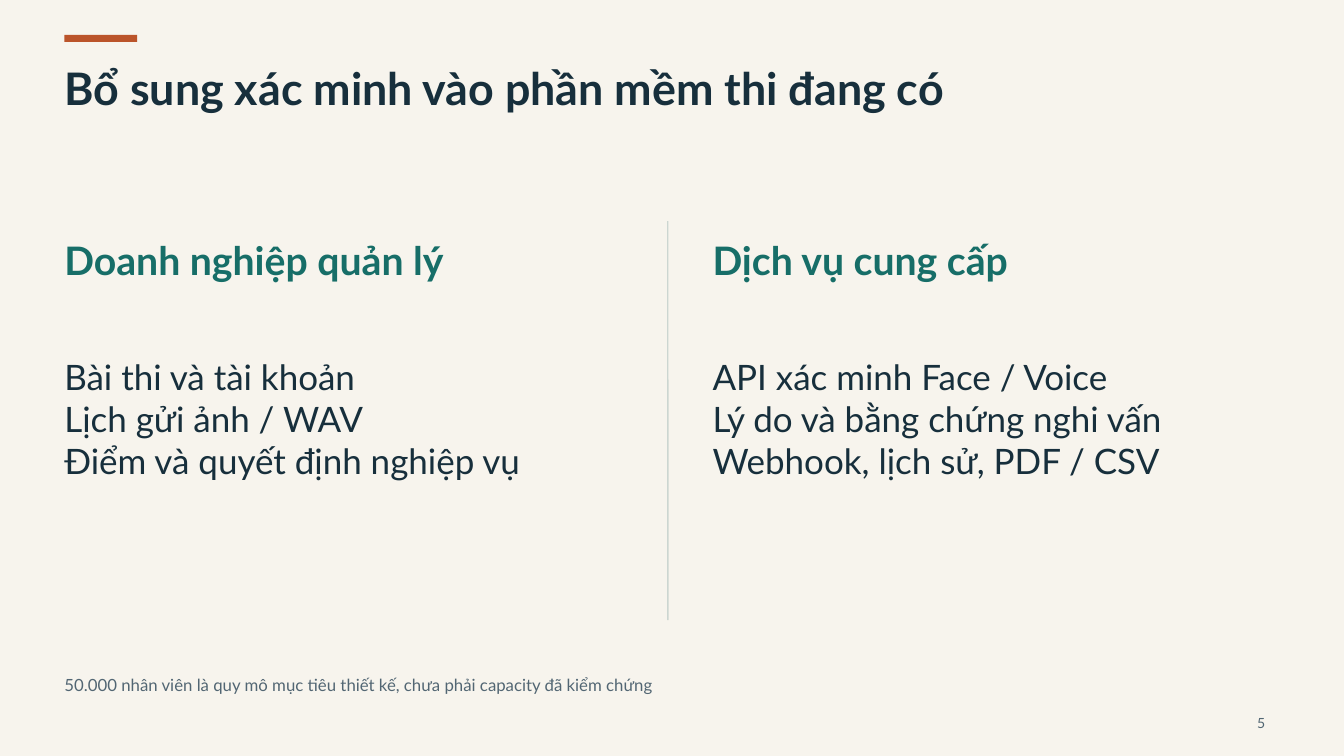
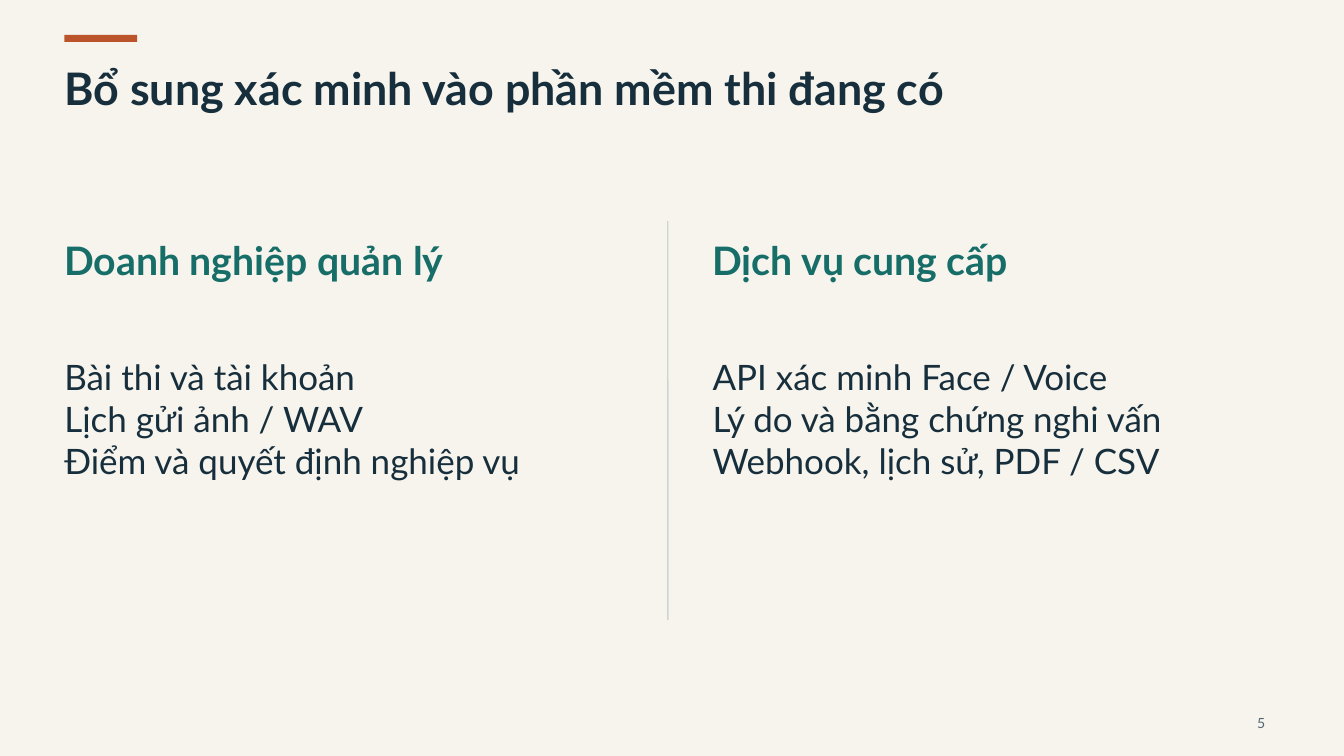
Before and after one commit to FSB-MSA36HN/DDM501-face-voice-proctoring, a slide deck: slide 5 of docs/presentation/DDM501_Defense_15p_Demo13p_QA10p.pptx. Drawn at 1344x756 pixels with LibreOffice and Linux fonts; fonts in the diff are those of the drawing. Boxes give left, top, right and bottom in pixels: in the first picture for what was removed or moved away, otherwise in the second. Text is boxed around its words. In the diff, an @@ line names an element or a change of style, - is before the commit and + after.

```diff
--- a/docs/presentation/DDM501_Defense_15p_Demo13p_QA10p.pptx
+++ b/docs/presentation/DDM501_Defense_15p_Demo13p_QA10p.pptx
@@ text removed at box(64, 677, 652, 694) @@
-50.000 nhân viên là quy mô mục tiêu thiết kế, chưa phải capacity đã kiểm chứng
```
Also in this commit, not shown: 31 other slides changed, 2 other files.
